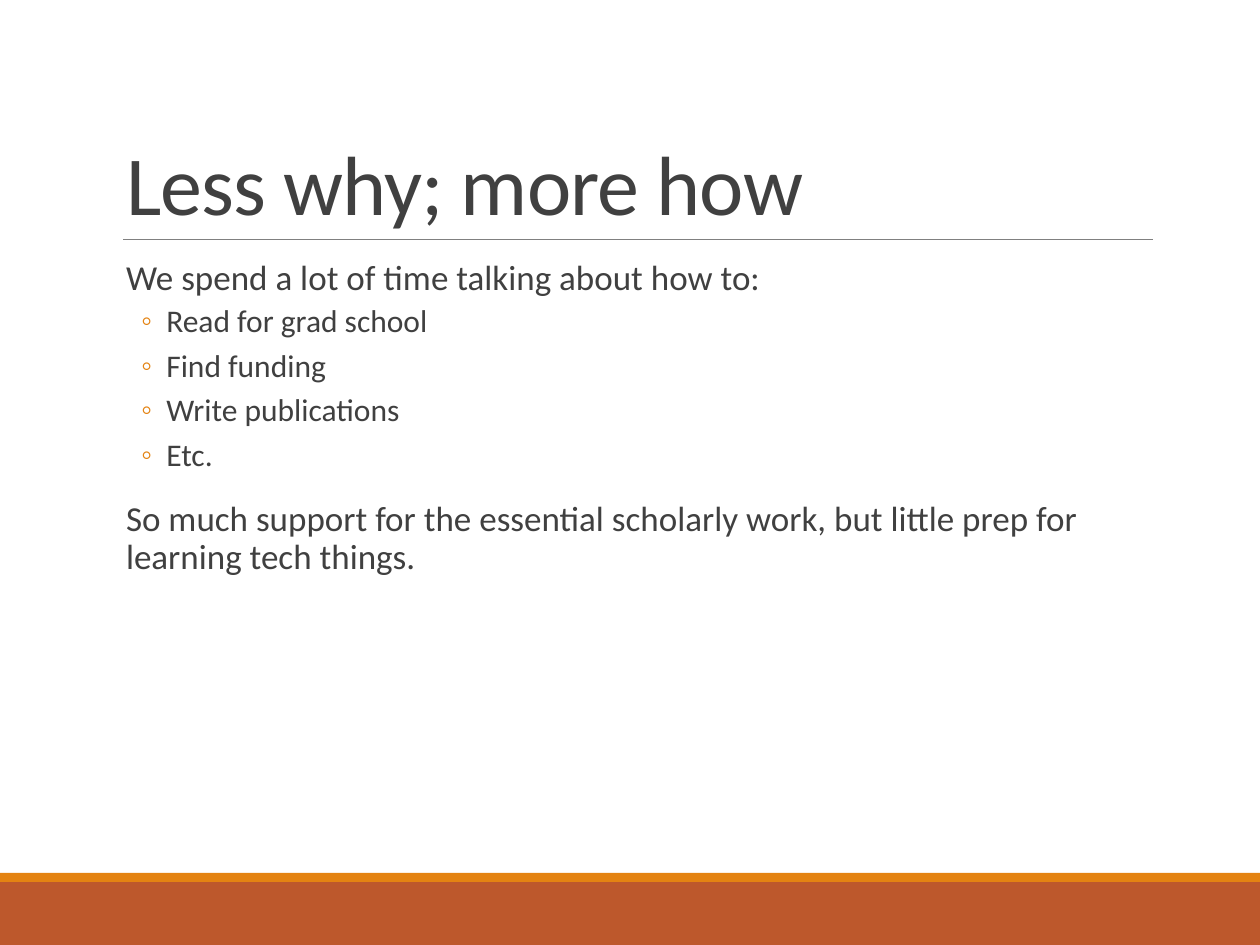
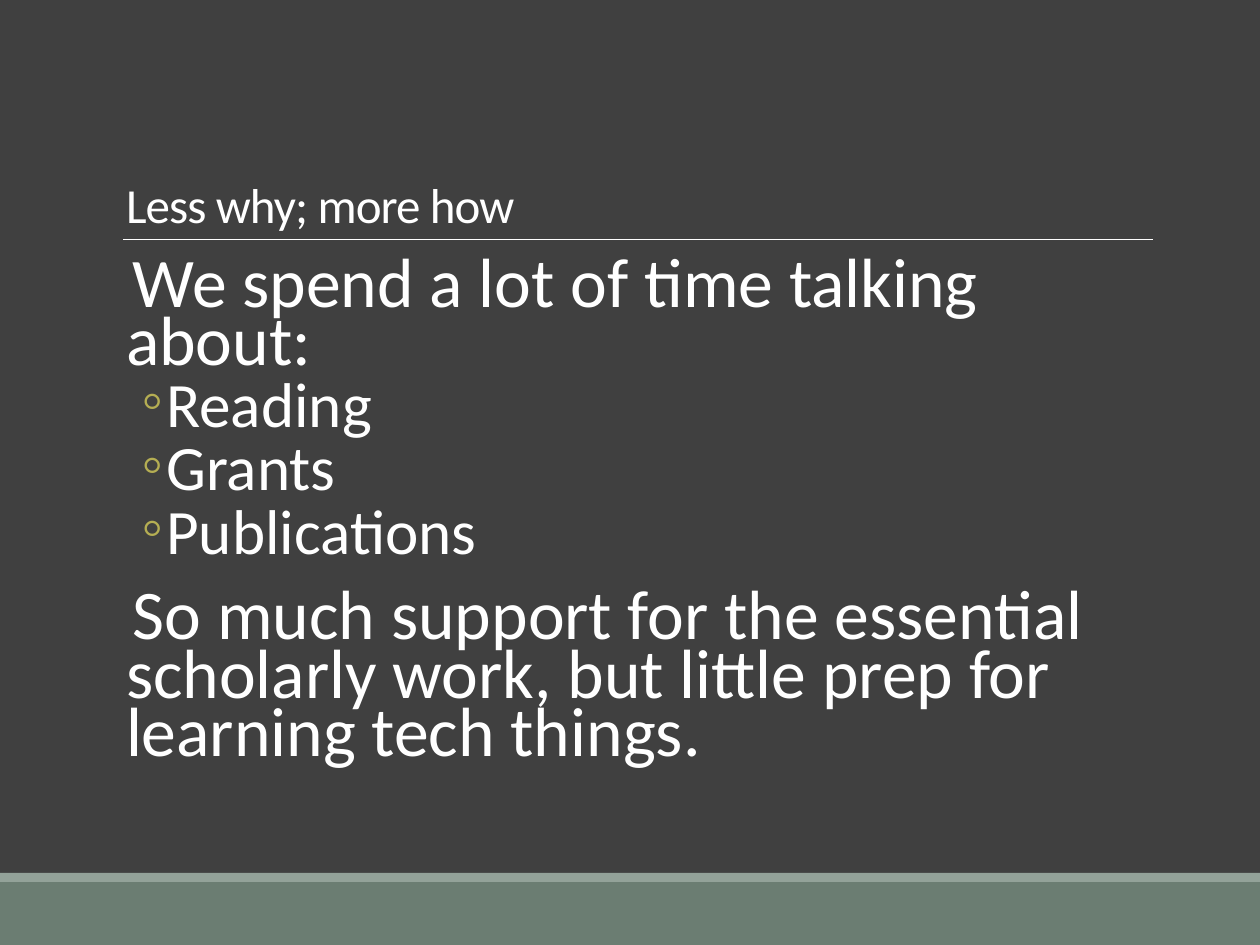
Before and after one commit to elliewix/IS-452-Spring2019, a slide deck: slide 22 of SUMMER2018-Lectures/IS452Fall2017Week01.pptx (slide 20 before the commit). Drawn at 1260x945 pixels with LibreOffice and Linux fonts; fonts in the diff are those of the drawing. Boxes give left, top, right and bottom in pixels: in the first picture for what was removed or moved away, otherwise in the second. Text is boxed around its words. In the diff, an @@ line names an element or a change of style, - is before the commit and + after.

```diff
--- a/SUMMER2018-Lectures/IS452Fall2017Week01.pptx
+++ b/SUMMER2018-Lectures/IS452Fall2017Week01.pptx
@@ background #FFFFFF to #404040 @@
@@ title "Less why; more how" at (126, 189, 514, 231): size 48 to 28 pt, text colour #404040 to #FFFFFF @@
@@ line (123, 239) - (1153, 239): stroke #808080 0.5 pt to #FFFFFF 0.5 pt @@
@@ text at (126, 258, 978, 555): text changed; size 18 to 39.8 pt; text colour #404040 to #FFFFFF @@
-  We spend a lot of time talking about how to:
-  ◦ Read for grad school
-  ◦ Find funding
-  ◦ Write publications
-  ◦ Etc.
+  We spend a lot of time talking about:
+  ◦ Reading
+  ◦ Grants
+  ◦ Publications
@@ text at (126, 590, 1083, 768): size 20 to 39.8 pt, text colour #404040 to #FFFFFF in "So much support for the essential scholarly ..."; line spacing 0.9 to 0.7; bullet colour #E48312 to #B5AE53 @@
@@ rectangle at (0, 882, 1260, 945): fill #BD582C to #6B7D72 @@
@@ rectangle at (0, 873, 1260, 882): fill #E48312 to #93A299 @@
```
Also in this commit, not shown: 41 other slides changed, 2 slides added, 1 other file.
